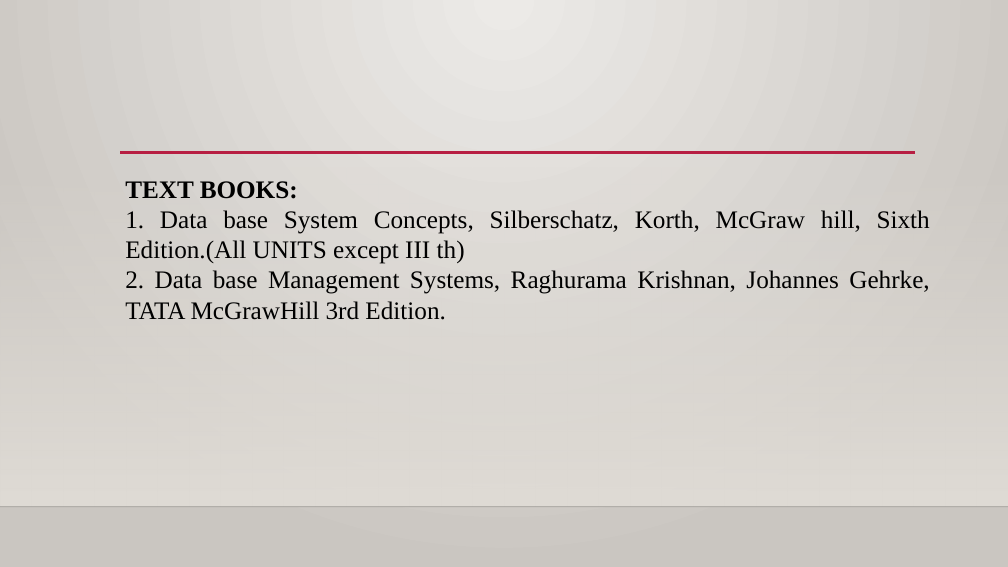
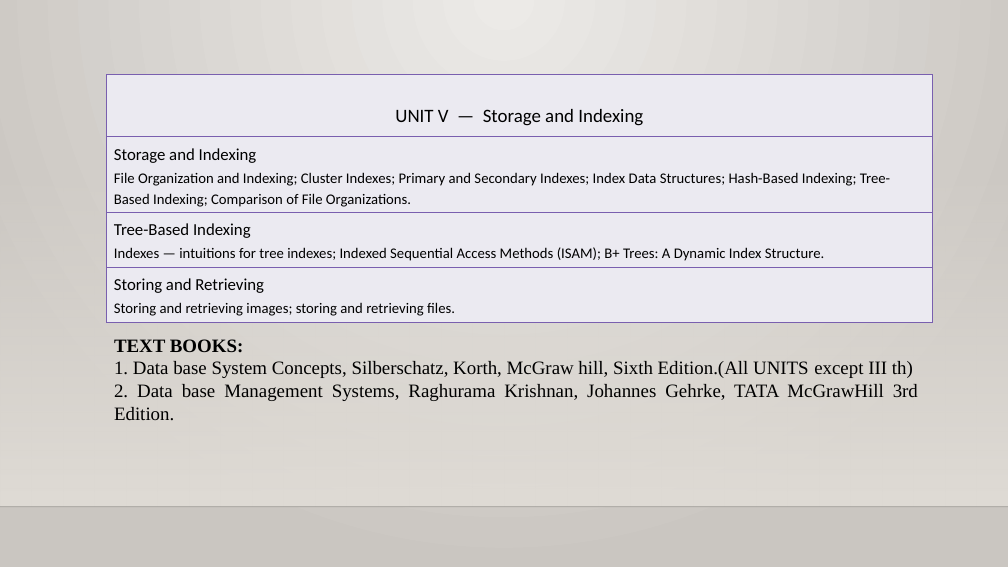
Before and after one commit to nandalneha/Database-Management-Systems, a slide deck: slide 4 of UNIT 1.pptx. Drawn at 1008x567 pixels with LibreOffice and Linux fonts; fonts in the diff are those of the drawing; background and template pictures are left out. Boxes give left, top, right and bottom in pixels: in the first picture for what was removed or moved away, otherwise in the second. Text is boxed around its words. In the diff, an @@ line names an element or a change of style, - is before the commit and + after.

```diff
--- a/UNIT 1.pptx
+++ b/UNIT 1.pptx
@@ table added at bbox=[107, 75, 932, 323], 4 rows, 1 columns @@
+UNIT V — Storage and Indexing
+Storage and Indexing / File Organization and Indexing; Cluster Indexes; Primary and Secondary Indexes; Index Data Structures; Hash-Based Indexing; Tree-Based Indexing; Comparison of File Organizations.
+Tree-Based Indexing / Indexes — intuitions for tree indexes; Indexed Sequential Access Methods (ISAM); B+ Trees: A Dynamic Index Structure.
+Storing and Retrieving / Storing and retrieving images; storing and retrieving files.
@@ text "TEXT BOOKS:": place and size @@
-text "TEXT BOOKS:" at bbox=[125, 181, 930, 320]
+text "TEXT BOOKS:" at bbox=[114, 339, 918, 420]
@@ text "TEXT BOOKS:" at bbox=[114, 339, 918, 420]: size 24 to 18 pt @@
```
Also in this commit, not shown: 3 slides added, 11 slides removed, 1 other file.
